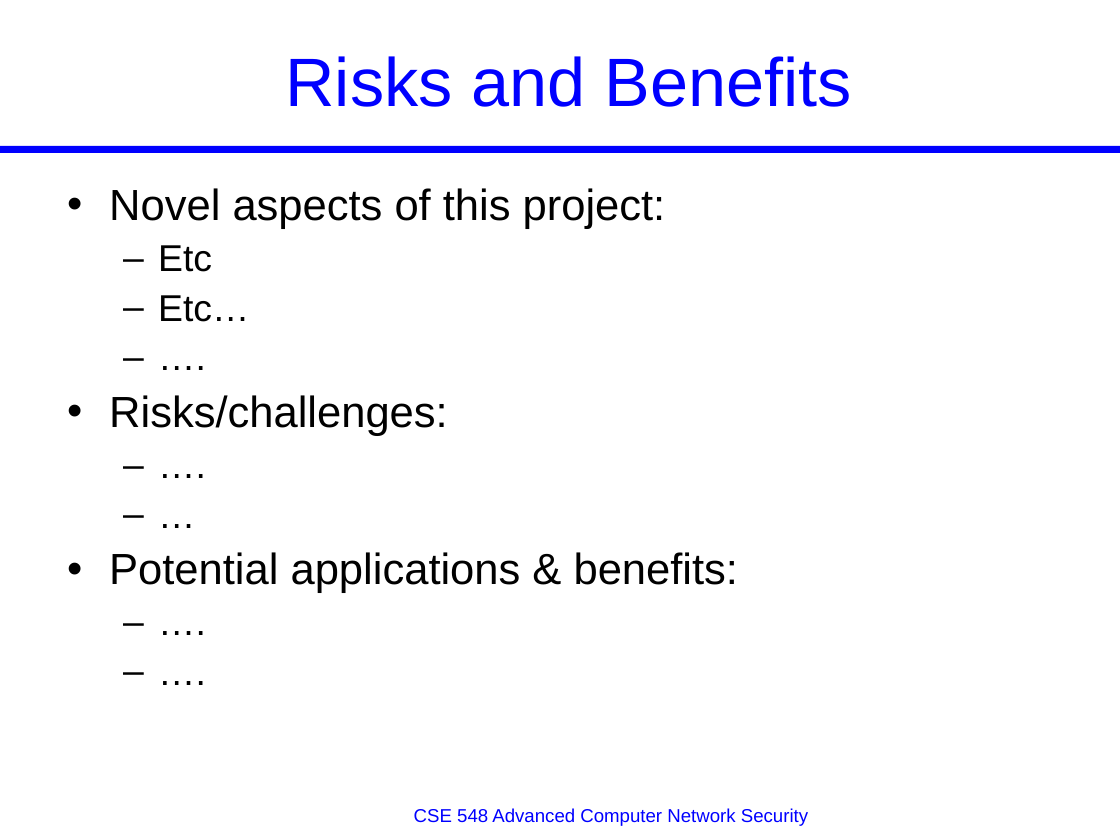
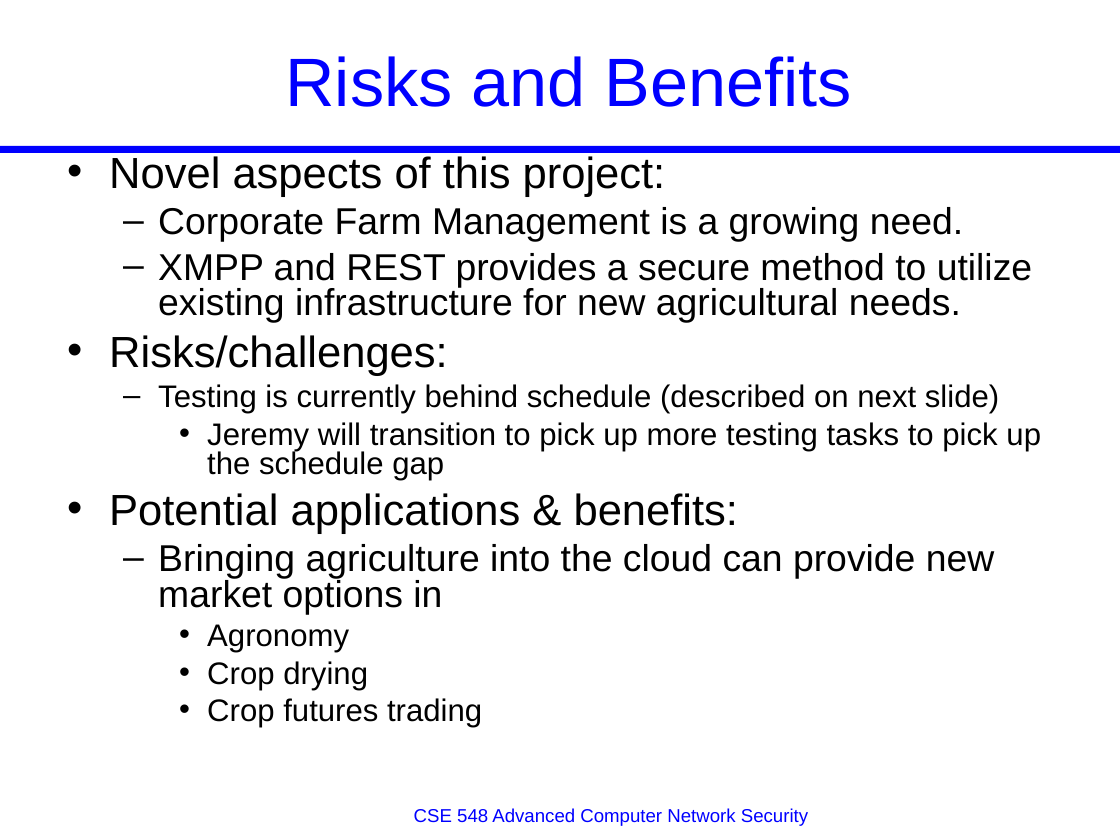
Before and after one commit to JeremyLWright/cse548, a slide deck: slide 10 of midterm/Presentation_Template.ppt (slide 8 before the commit). Drawn at 1120x840 pixels with LibreOffice and Linux fonts; fonts in the diff are those of the drawing. Boxes give left, top, right and bottom in pixels: in the first picture for what was removed or moved away, otherwise in the second. Text is boxed around its words. In the diff, an @@ line names an element or a change of style, - is before the commit and + after.

```diff
--- a/midterm/Presentation_Template.ppt
+++ b/midterm/Presentation_Template.ppt
@@ text "Novel aspects of this project:": place and size @@
-text "Novel aspects of this project:" at [109, 188, 738, 593]
+text "Novel aspects of this project:" at [109, 156, 1041, 728]
@@ text at [109, 156, 738, 534]: line spacing 0.9 to 0.8 @@
@@ text at [158, 207, 1032, 323]: text changed @@
-  – Etc
-  – Etc…
-  – ….
+  – Corporate Farm Management is a growing need.
+  – XMPP and REST provides a secure method to utilize existing infrastructure for new agricultural needs.
@@ text at [158, 384, 1041, 481]: text changed; size 24 to 20 pt @@
-  – ….
-  – …
+  – Testing is currently behind schedule (described on next slide)
+    • Jeremy will transition to pick up more testing tasks to pick up the schedule gap
@@ text at [158, 544, 994, 728]: text changed @@
-  – ….
-  – ….
+  – Bringing agriculture into the cloud can provide new market options in
+    • Agronomy
+    • Crop drying
+    • Crop futures trading
```
Also in this commit, not shown: 1 other slide changed, 7 slides added, 4 slides removed.
